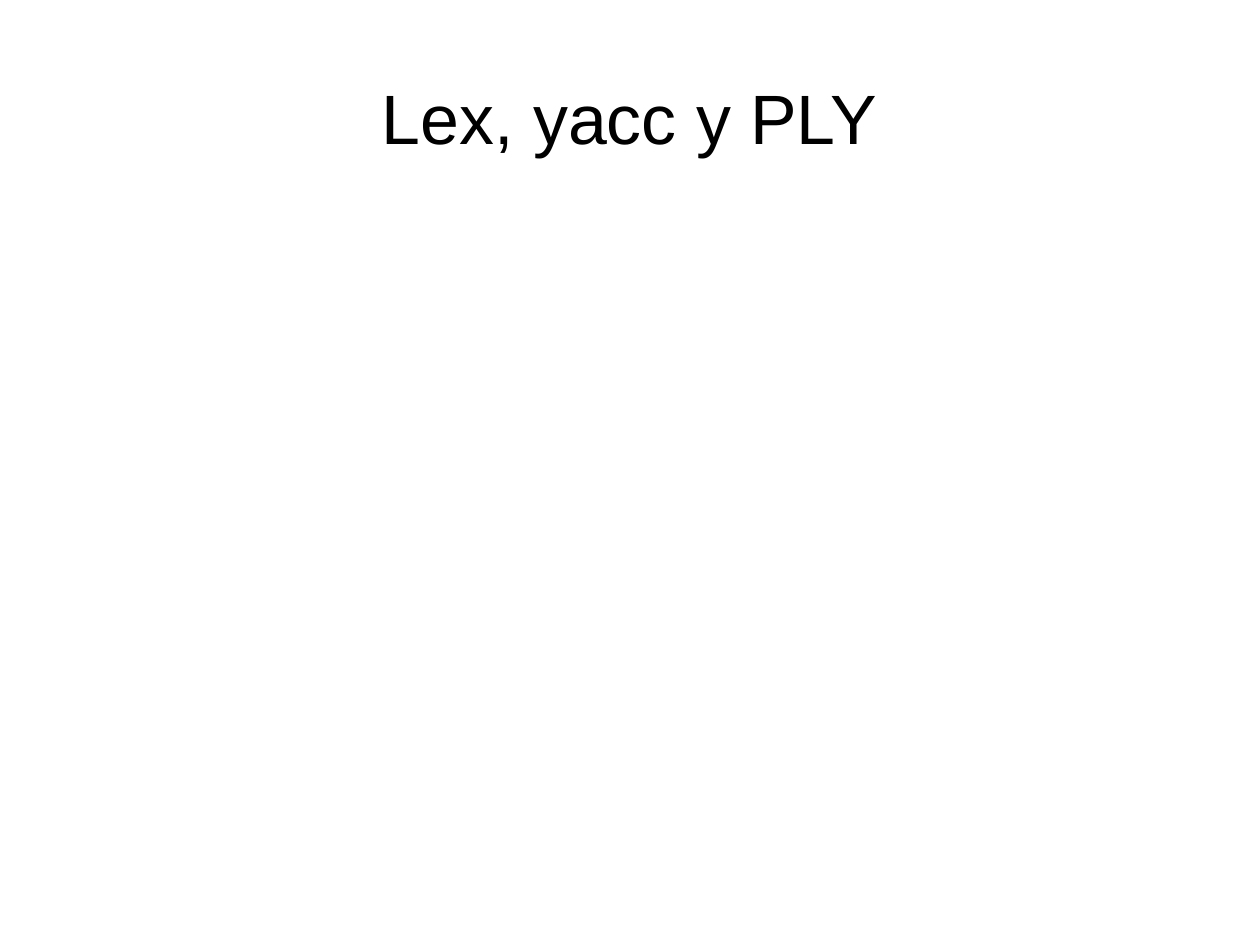
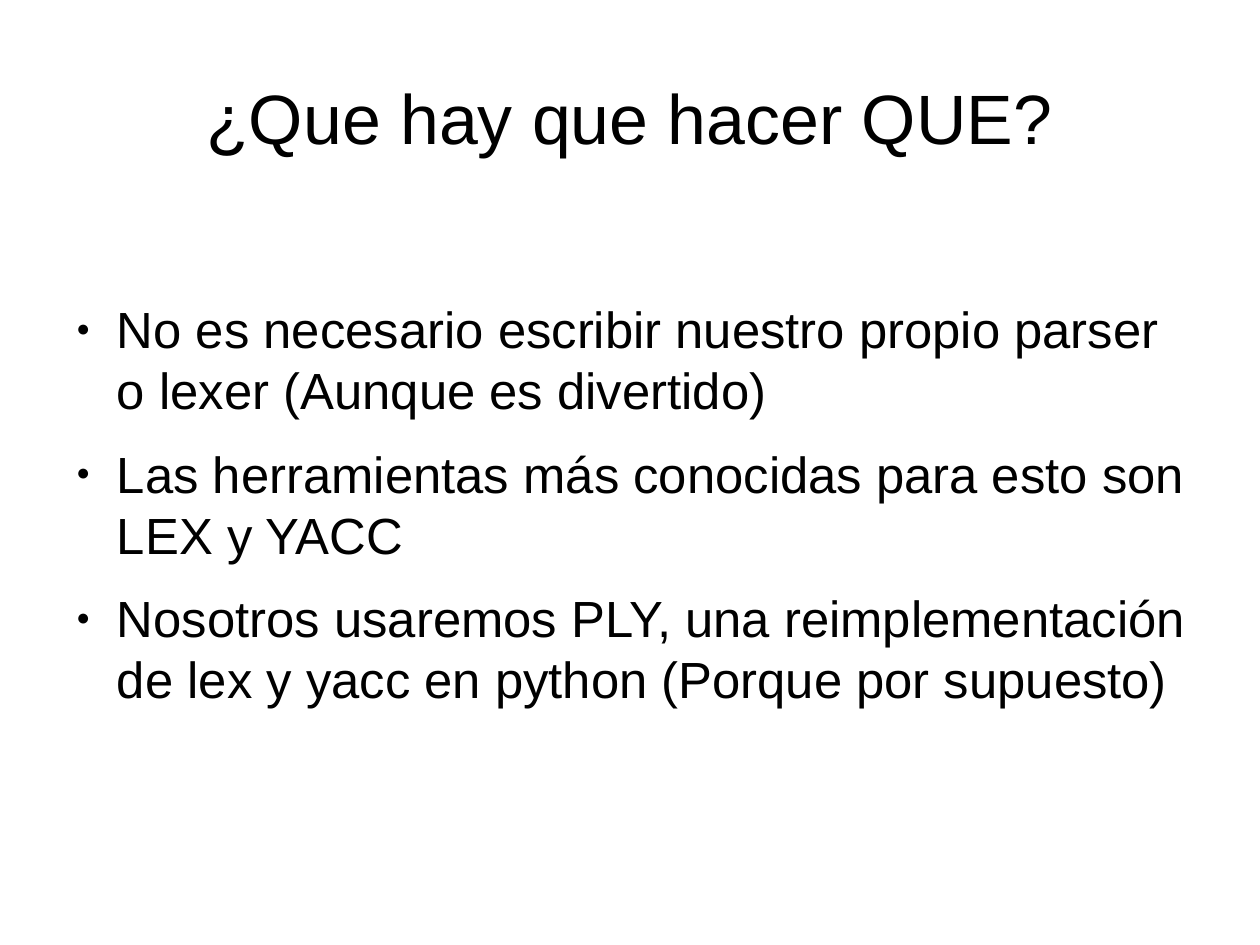
Before and after one commit to Achifaifa/slides, a slide deck: slide 19 of EE25-ply/ply.odp (slide 11 before the commit). Drawn at 1260x945 pixels with LibreOffice and Linux fonts; fonts in the diff are those of the drawing. Boxes give left, top, right and bottom in pixels: in the first picture for what was removed or moved away, otherwise in the second. Text is boxed around its words. In the diff, an @@ line names an element or a change of style, - is before the commit and + after.

```diff
--- a/EE25-ply/ply.odp
+++ b/EE25-ply/ply.odp
@@ title at [206,93,1052,157]: text changed @@
-Lex, yacc y PLY
+¿Que hay que hacer QUE?
@@ text added at [117,311,1185,709], 32 pt, text #000000 @@
+● No es necesario escribir nuestro propio parser o lexer (Aunque es divertido)
+● Las herramientas más conocidas para esto son LEX y YACC
+● Nosotros usaremos PLY, una reimplementación de lex y yacc en python (Porque por supuesto)
```
Also in this commit, not shown: 2 other slides changed, 23 slides added, 7 slides removed, 6 other files.
